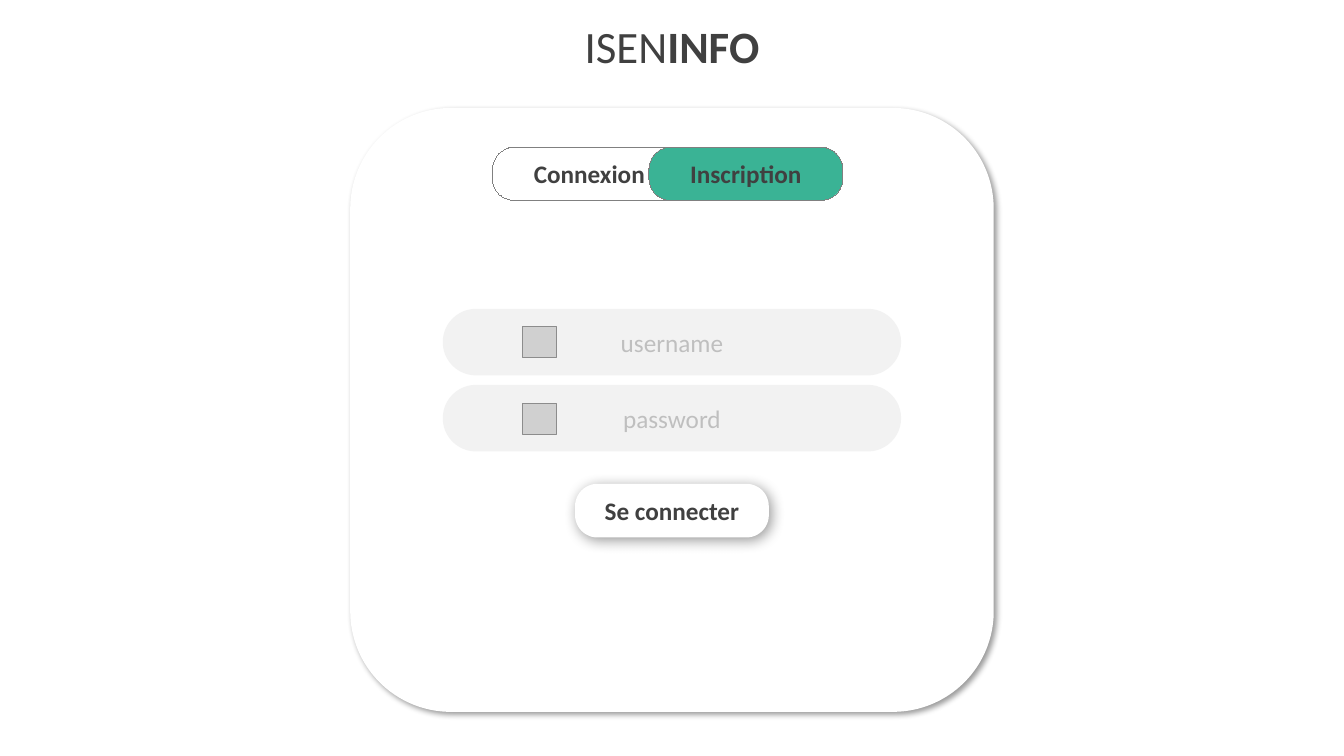
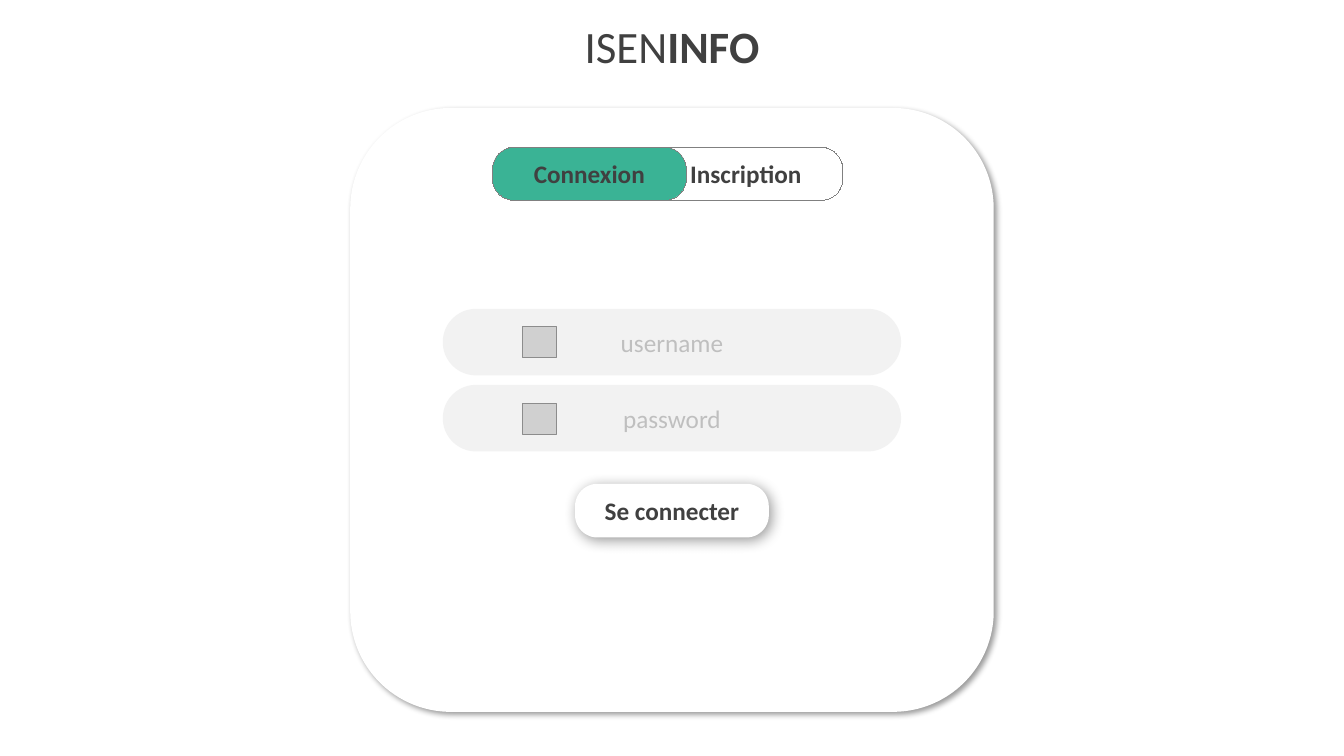
Before and after one commit to hugodemenez/isen-student-portal, a slide deck: slide 1 of presentation/Structure_Projet.pptx. Drawn at 1344x756 pixels with LibreOffice and Linux fonts; fonts in the diff are those of the drawing; grey boxes stand for pictures. Boxes give left, top, right and bottom in pixels: in the first picture for what was removed or moved away, otherwise in the second. Text is boxed around its words. In the diff, an @@ line names an element or a change of style, - is before the commit and + after.

```diff
--- a/presentation/Structure_Projet.pptx
+++ b/presentation/Structure_Projet.pptx
@@ rounded rectangle "Connexion" at <box>493,147,687,201</box>: fill none to #3AB395 @@
@@ rounded rectangle "Inscription" at <box>649,147,843,201</box>: fill #3AB395 to none @@
```
Also in this commit, not shown: 2 other files.
